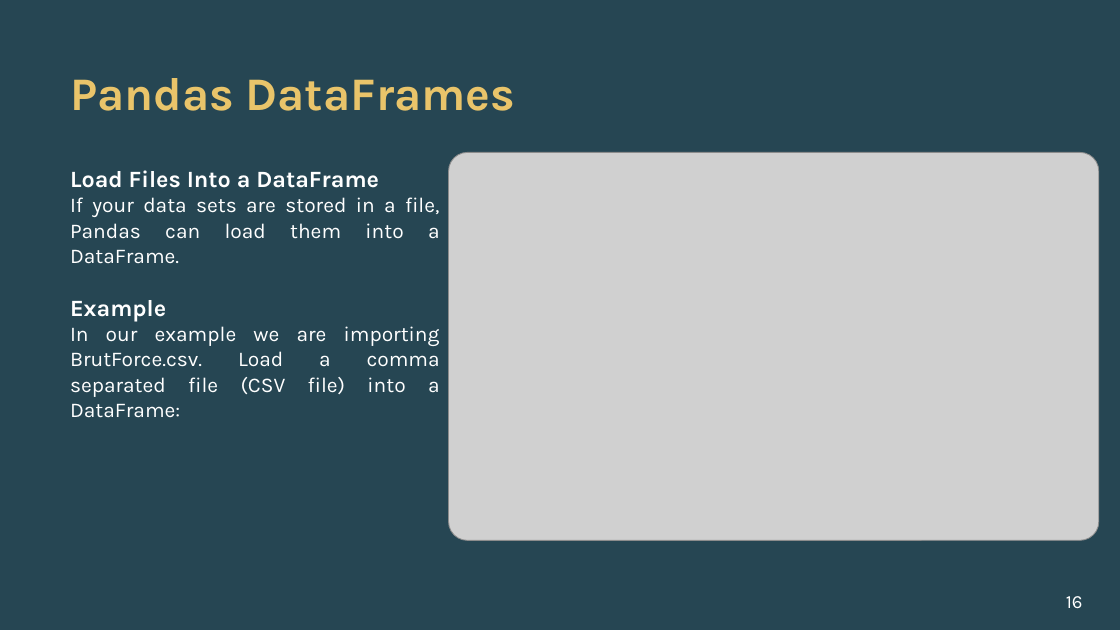
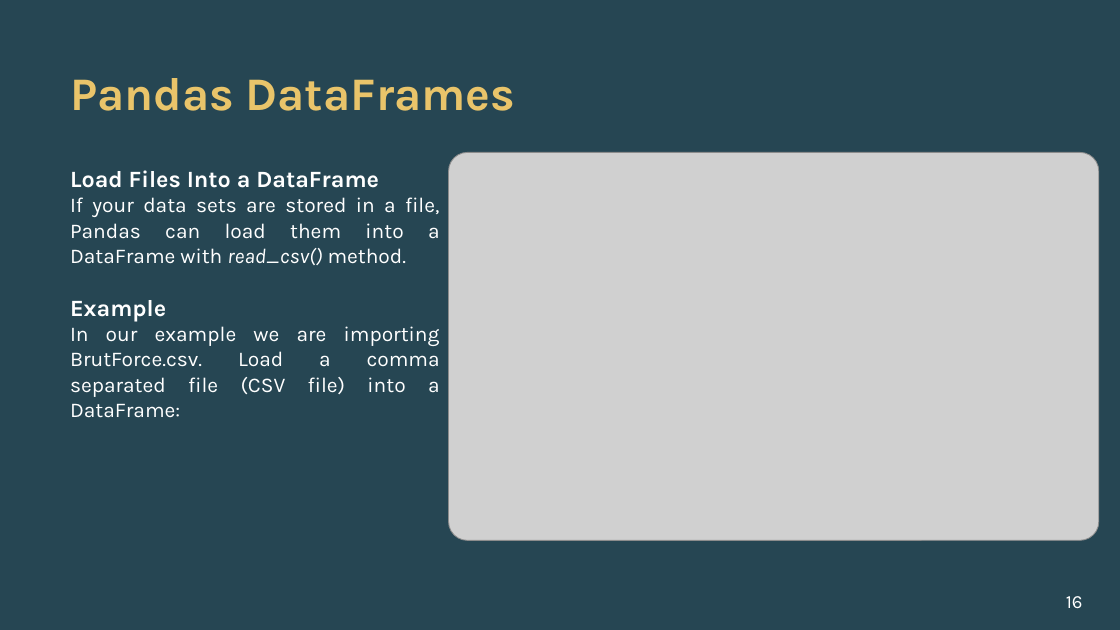
Before and after one commit to alishhde/PandasTutorial, a slide deck: slide 16 of Pandas Tutorials.pptx. Drawn at 1120x630 pixels with LibreOffice and Linux fonts; fonts in the diff are those of the drawing; grey boxes stand for pictures; background and template pictures are left out. Boxes give left, top, right and bottom in pixels: in the first picture for what was removed or moved away, otherwise in the second. Text is boxed around its words. In the diff, an @@ line names an element or a change of style, - is before the commit and + after.

```diff
--- a/Pandas Tutorials.pptx
+++ b/Pandas Tutorials.pptx
@@ text at box(70, 197, 440, 265): text changed @@
-If your data sets are stored in a file, Pandas can load them into a DataFrame.
+If your data sets are stored in a file, Pandas can load them into a DataFrame with read_csv() method.
```
Also in this commit, not shown: 2 other slides changed, 5 slides added, 2 other files.
